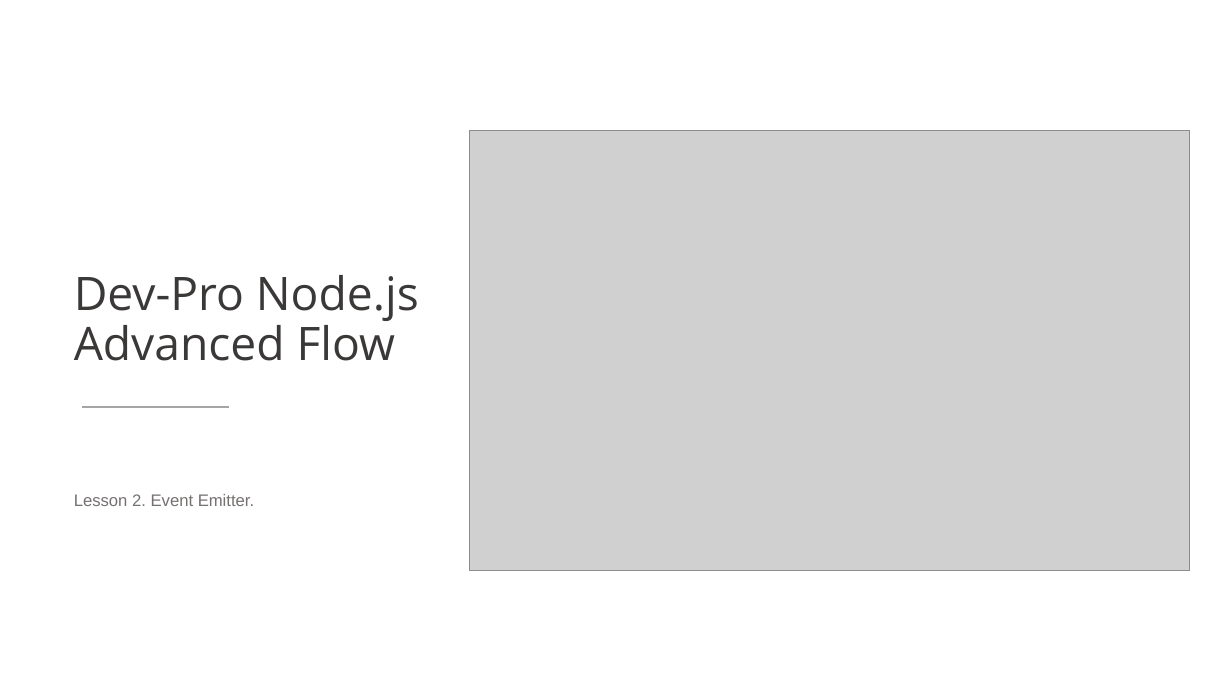
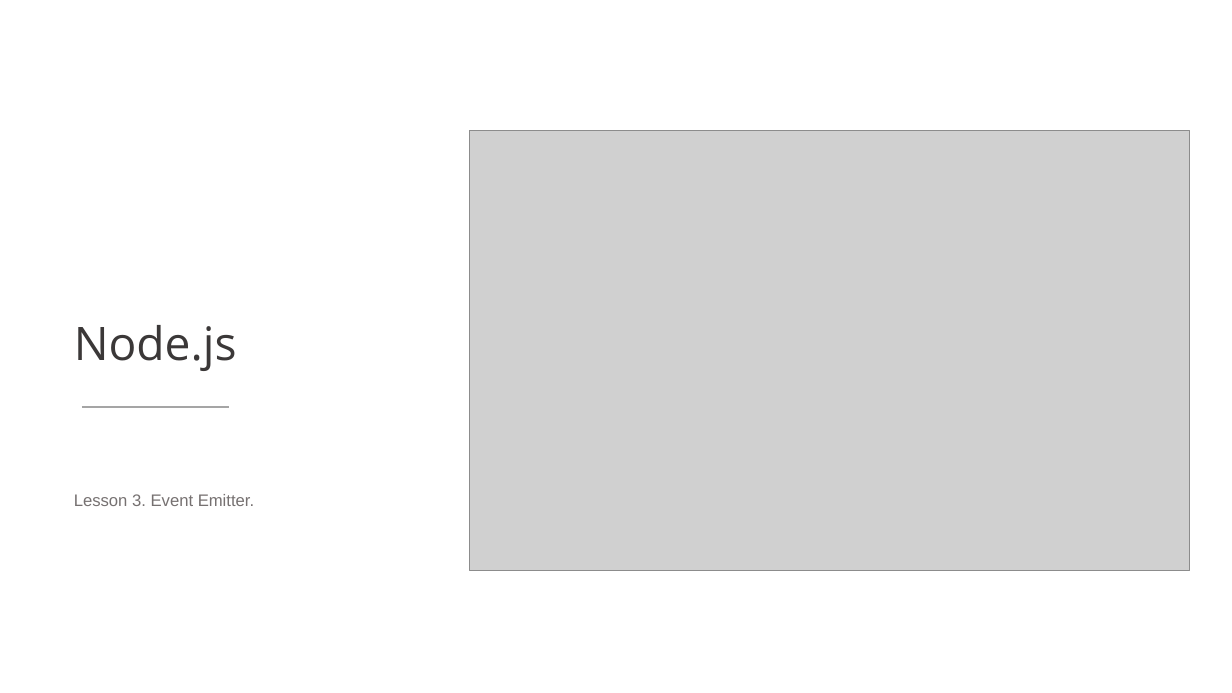
Before and after one commit to maltez/Node_Course, a slide deck: slide 1 of presentations/03-Event-Emmiter.pptx. Drawn at 1232x693 pixels with LibreOffice and Linux fonts; fonts in the diff are those of the drawing; grey boxes stand for pictures. Boxes give left, top, right and bottom in pixels: in the first picture for what was removed or moved away, otherwise in the second. Text is boxed around its words. In the diff, an @@ line names an element or a change of style, - is before the commit and + after.

Commit message:
Add lecture 7

```diff
--- a/presentations/03-Event-Emmiter.pptx
+++ b/presentations/03-Event-Emmiter.pptx
@@ title at (74,325,237,371): text changed @@
-Dev-Pro Node.js
-Advanced Flow
+Node.js
@@ subtitle at (74,494,254,506): text changed @@
-Lesson 2. Event Emitter.
+Lesson 3. Event Emitter.
```
Also in this commit, not shown: 3 other files.
